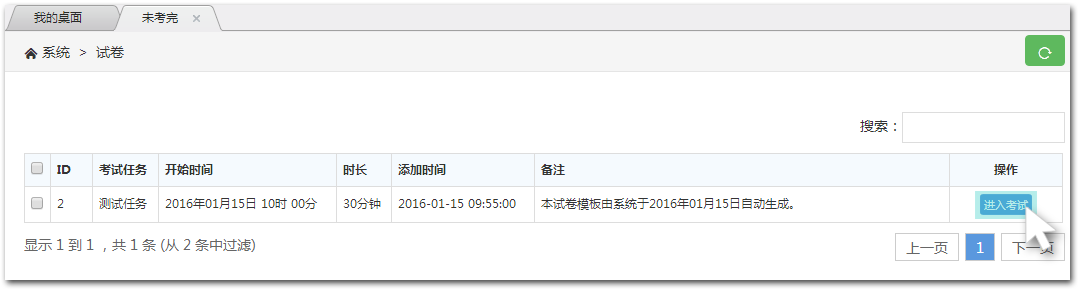
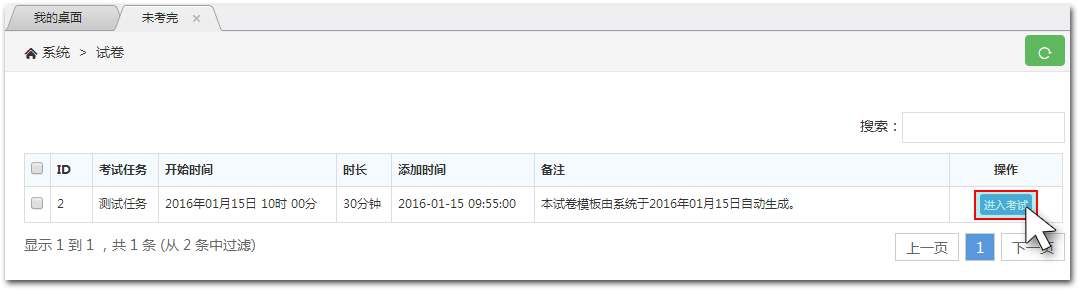
The second 1080 × 290 image is a revision of the first. Changes to its layers:
added layer "图层 5" in group "_" over [left=974, top=190, right=1038, bottom=220]
